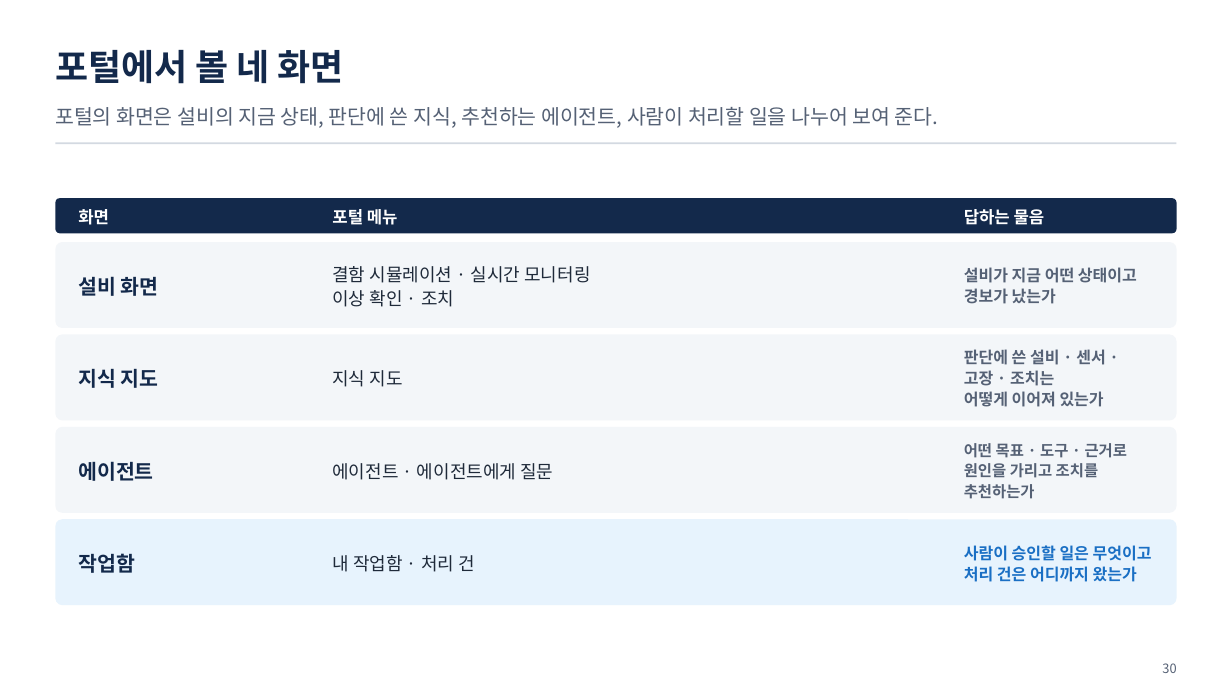
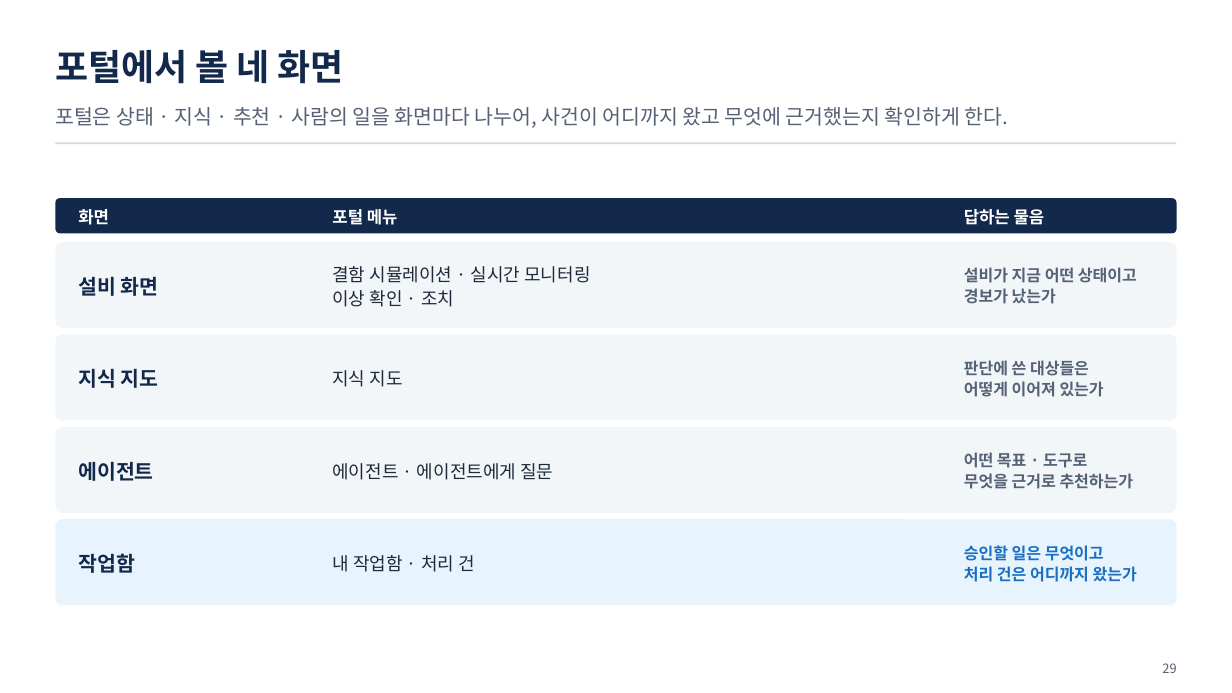
Before and after one commit to uengine-oss/hyd-iot-edu, a slide deck: slide 29 of 산출물/통합반/이론_오프라인/01회차/통합반_오프라인_01회차.pptx (slide 30 before the commit). Drawn at 1232x693 pixels with LibreOffice and Linux fonts; fonts in the diff are those of the drawing. Boxes give left, top, right and bottom in pixels: in the first picture for what was removed or moved away, otherwise in the second. Text is boxed around its words. In the diff, an @@ line names an element or a change of style, - is before the commit and + after.

```diff
--- a/산출물/통합반/이론_오프라인/01회차/통합반_오프라인_01회차.pptx
+++ b/산출물/통합반/이론_오프라인/01회차/통합반_오프라인_01회차.pptx
@@ text at bbox=[55, 107, 1009, 128]: text changed @@
-포털의 화면은 설비의 지금 상태, 판단에 쓴 지식, 추천하는 에이전트, 사람이 처리할 일을 나누어 보여 준다.
+포털은 상태 · 지식 · 추천 · 사람의 일을 화면마다 나누어, 사건이 어디까지 왔고 무엇에 근거했는지 확인하게 한다.
@@ text at bbox=[964, 360, 1089, 376]: text changed @@
-판단에 쓴 설비 · 센서 · 고장 · 조치는
+판단에 쓴 대상들은
@@ text at bbox=[964, 452, 1134, 489]: text changed; size 12 to 12.5 pt @@
-어떤 목표 · 도구 · 근거로
-원인을 가리고 조치를 추천하는가
+어떤 목표 · 도구로
+무엇을 근거로 추천하는가
@@ text at bbox=[964, 545, 1104, 561]: text changed @@
-사람이 승인할 일은 무엇이고
+승인할 일은 무엇이고
@@ text at bbox=[1162, 663, 1176, 673]: text changed @@
-30
+29
```
Also in this commit, not shown: 31 other slides changed, 3 slides added, 4 slides removed, 4 other files.
